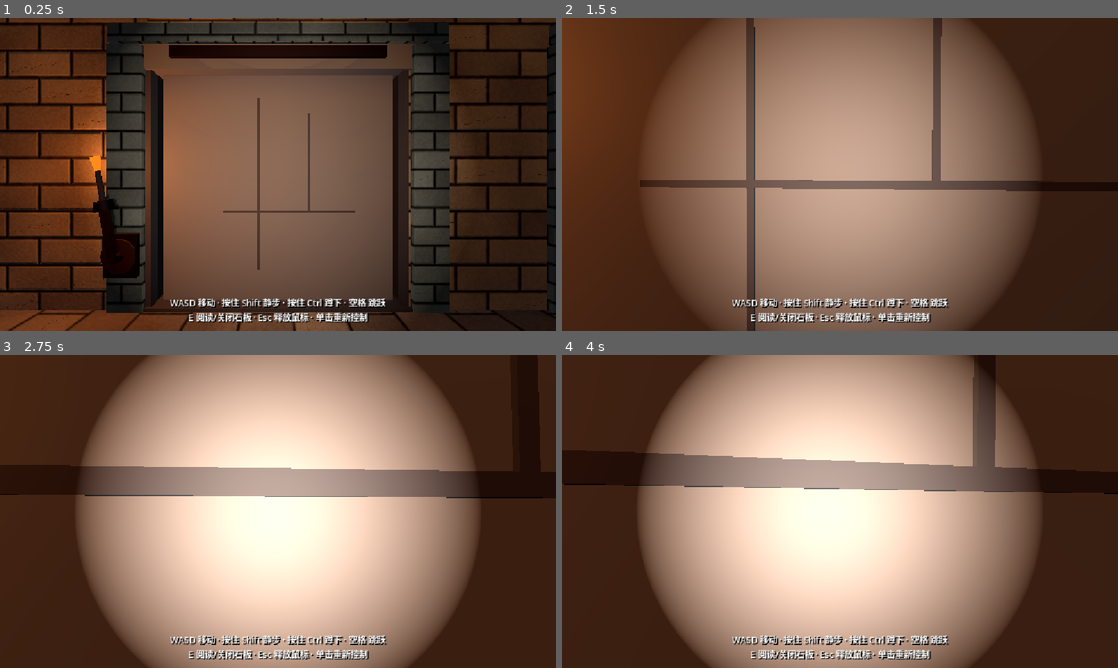
Above: before the commit, frames 1-4 (two rows, left to right).
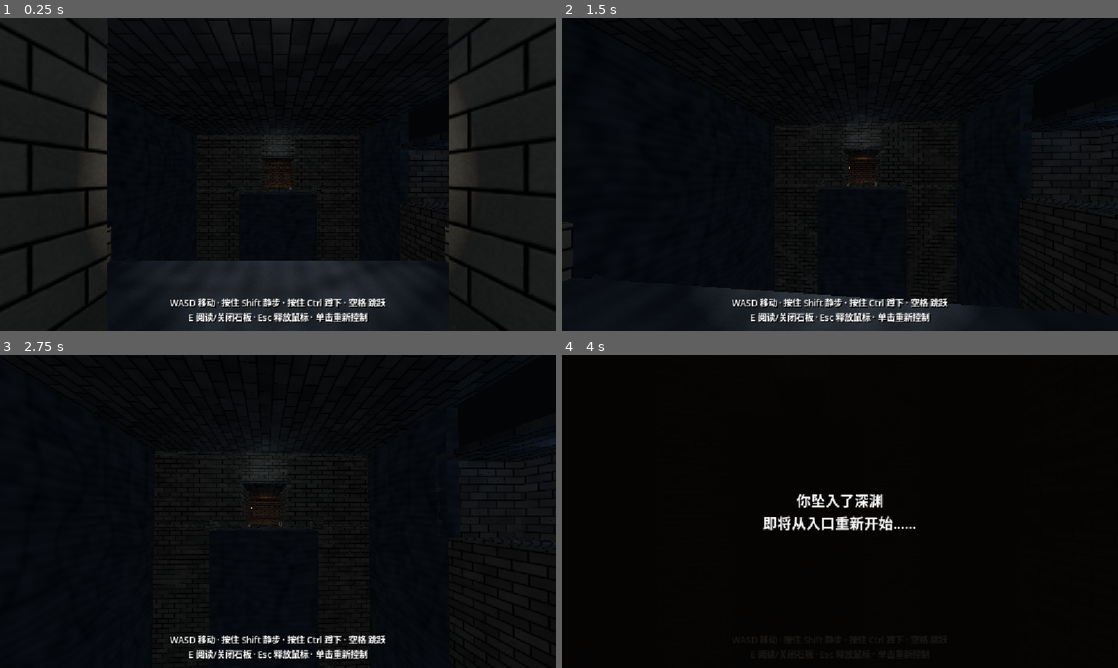
Above: after the commit, the same moments.

Repository: Baron0224/Three-Feet-Under
Game: Godot game, scene res://tomb_corridor.tscn
Two runs of this game, one before a commit and one after it. Both use one fixed random seed, a clock stepped at 60 frames per second and the inputs below. This scene is started directly instead of the project's main scene.
Inputs (mouse positions are in pixels of both pictures, inside the frame that each line leads up to):
- Up to frame 1 (0.25 s): no input
- Up to frame 2 (1.5 s): tap Enter at 0.5 s; move the mouse to (867, 174) at 0.52 s; press the mouse at (867, 174) at 0.53 s; hold W (move_forward) from 0.53 s (still down); tap Space (jump) at 0.77 s; move the mouse to (812, 174) at 1.27 s; release the mouse at (812, 174) at 1.28 s; tap Ctrl (crouch) at 1.35 s
- Up to frame 3 (2.75 s): keep holding W (move_forward); tap Space (jump) at 1.52 s; move the mouse to (289, 505) at 2.02 s; hold E (interact) from 2.03 s (still down)
- Up to frame 4 (4 s): keep holding W (move_forward); move the mouse to (834, 517) at 2.77 s; release E (interact) at 2.78 s; tap Shift (sneak) at 2.85 s; click (834, 517) at 2.92 s; tap Space (jump) at 3.02, 3.77 s; move the mouse to (878, 514) at 3.52 s; press the mouse at (878, 514) at 3.53 s

The runs differ from the first frame. In frame 1, 78% of the frame differs, in the area x 0-100%, y 0-100%; in frame 2, 98%; in frame 3, 98%; in frame 4, 99%.
Error after the commit: Parse Error: Cannot infer the type of "z_rail" variable because the value doesn't have a set type. (res://dilapidated_bridge.gd:265)

Commit message:
feat: dilapidated complete stone bridge across Chasm07
Add DilapidatedBridge @tool scene: end-to-end cracked uneven deck, broken
rails, moss accents, center pillar, walkable collision, midspan shake hook
and collapse_requested stub for later A→B→C. Placed at (33,0,-30) spanning
~24m west→east abyss openings. Temp spawn (18.5,1.2,-30). DualSealDoor,
SpikeCascadeTrap, TorchLeverWall kept. Local only.

Diff:
--- /dev/null
+++ b/three-feet-under/dilapidated_bridge.gd
@@ -0,0 +1,338 @@
+@tool
+extends Node3D
+
+## Dilapidated but complete stone bridge across Chasm07 (深渊断桥).
+## Spans end-to-end with cracked uneven slabs and broken rails.
+## Hooks for later collapse / rope swing — not triggered yet.
+
+signal player_entered_midspan
+signal player_exited_midspan
+signal collapse_requested  # for future A→B→C sequence
+
+@export var bridge_length := 24.0:
+	set(v):
+		bridge_length = maxf(6.0, v)
+		_request_rebuild()
+@export var bridge_width := 3.4:
+	set(v):
+		bridge_width = maxf(1.5, v)
+		_request_rebuild()
+@export var slab_cols := 14:
+	set(v):
+		slab_cols = maxi(4, v)
+		_request_rebuild()
+@export var slab_rows := 3:
+	set(v):
+		slab_rows = maxi(2, v)
+		_request_rebuild()
+@export var arch_height := 0.55
+@export var deck_thickness := 0.28
+@export var enable_midspan_shake := true
+@export var shake_amplitude := 0.018
+@export var allow_future_collapse := true
+@export var prompt_path: NodePath = NodePath("../HUD/InteractPrompt")
+
+var _rebuild_queued := false
+var _boot_done := false
+var _build_gen := 0
+var _rng := RandomNumberGenerator.new()
+
+var _deck_root: Node3D
+var _mid_area: Area3D
+var _player_on_mid := false
+var _shake_t := 0.0
+var _deck_base_y := 0.0
+
+var _stone: StandardMaterial3D
+var _stone_dark: StandardMaterial3D
+var _moss: StandardMaterial3D
+
+
+func _ready() -> void:
+	_rng.randomize()
+	_request_rebuild(true)
+
+
+func _notification(what: int) -> void:
+	if what == NOTIFICATION_EDITOR_PRE_SAVE:
+		return
+	if what == NOTIFICATION_ENTER_TREE and Engine.is_editor_hint():
+		_request_rebuild(true)
+
+
+func _request_rebuild(from_boot: bool = false) -> void:
+	if not is_inside_tree():
+		return
+	if _rebuild_queued:
+		return
+	_rebuild_queued = true
+	if from_boot or not _boot_done:
+		call_deferred("_boot_rebuild_async")
+	else:
+		call_deferred("_rebuild_async_idle")
+
+
+func _boot_rebuild_async() -> void:
+	await get_tree().process_frame
+	await get_tree().process_frame
+	_rebuild_queued = false
+	_boot_done = true
+	if not is_inside_tree():
+		return
+	_rebuild_geometry()
+	if Engine.is_editor_hint():
+		print("DilapidatedBridge: editor preview len=", bridge_length, " at ", global_position)
+	else:
+		print("DilapidatedBridge: ready len=", bridge_length, " at ", global_position)
+
+
+func _rebuild_async_idle() -> void:
+	await get_tree().process_frame
+	_rebuild_queued = false
+	if is_inside_tree():
+		_rebuild_geometry()
+
+
+## Future collapse entry point (no-op for now aside from signal).
+func request_collapse() -> void:
+	if not allow_future_collapse:
+		return
+	collapse_requested.emit()
+	print("DilapidatedBridge: collapse_requested (stub)")
+
+
+func _process(delta: float) -> void:
+	if Engine.is_editor_hint():
+		return
+	if not enable_midspan_shake or _deck_root == null:
+		return
+	if _player_on_mid:
+		_shake_t += delta * 9.0
+		var amp := shake_amplitude
+		_deck_root.position.y = _deck_base_y + sin(_shake_t) * amp
+		_deck_root.position.z = sin(_shake_t * 1.3) * amp * 0.35
+	else:
+		_deck_root.position.y = move_toward(_deck_root.position.y, _deck_base_y, delta * 0.08)
+		_deck_root.position.z = move_toward(_deck_root.position.z, 0.0, delta * 0.08)
+
+
+func _make_materials() -> void:
+	_stone = StandardMaterial3D.new()
+	_stone.albedo_color = Color(0.34, 0.33, 0.31)
+	_stone.roughness = 0.92
+	_stone.metallic = 0.02
+
+	_stone_dark = StandardMaterial3D.new()
+	_stone_dark.albedo_color = Color(0.18, 0.17, 0.16)
+	_stone_dark.roughness = 0.96
+
+	_moss = StandardMaterial3D.new()
+	_moss.albedo_color = Color(0.22, 0.32, 0.18)
+	_moss.roughness = 1.0
+
+
+func _clear_generated() -> void:
+	for c in get_children():
+		var n := String(c.name)
+		if n.begins_with("Gen_") or n.ends_with("_old"):
+			c.name = n + "_old"
+			remove_child(c)
+			c.queue_free()
+	_deck_root = null
+	_mid_area = null
+	_player_on_mid = false
+
+
+func _rebuild_geometry() -> void:
+	if not is_inside_tree():
+		return
+	_build_gen += 1
+	var gen := _build_gen
+	_clear_generated()
+	_make_materials()
+	_build_geometry(gen)
+
+
+func _attach(node: Node, gen: int) -> void:
+	call_deferred("_attach_now", node, gen)
+
+
+func _attach_now(node: Node, gen: int) -> void:
+	if gen != _build_gen:
+		if is_instance_valid(node):
+			node.free()
+		return
+	if not is_inside_tree() or not is_instance_valid(node):
+		return
+	if node.get_parent() == self:
+		return
+	if node.get_parent() != null:
+		node.get_parent().remove_child(node)
+	add_child.call_deferred(node)
+
+
+func _mesh_box(parent: Node, name: String, size: Vector3, pos: Vector3, mat: Material, rot_deg: Vector3 = Vector3.ZERO) -> MeshInstance3D:
+	var mi := MeshInstance3D.new()
+	mi.name = name
+	var box := BoxMesh.new()
+	box.size = size
+	mi.mesh = box
+	mi.material_override = mat
+	mi.position = pos
+	mi.rotation_degrees = rot_deg
+	parent.add_child(mi)
+	return mi
+
+
+func _arch_y(x: float) -> float:
+	# Slight humpback: 0 at ends, arch_height at center.
+	var t := clampf((x / maxf(bridge_length * 0.5, 0.001) + 1.0) * 0.5, 0.0, 1.0)
+	return sin(t * PI) * arch_height
+
+
+func _build_geometry(gen: int) -> void:
+	var root := Node3D.new()
+	root.name = "Gen_Bridge"
+	_deck_root = root
+	_deck_base_y = 0.0
+
+	var half_l := bridge_length * 0.5
+	var half_w := bridge_width * 0.5
+	var col_w := bridge_length / float(slab_cols)
+	var row_d := bridge_width / float(slab_rows)
+
+	# Central support pillar into the mist
+	var pillar := Node3D.new()
+	pillar.name = "CenterPillar"
+	pillar.position = Vector3(0.0, -6.0, 0.0)
+	root.add_child(pillar)
+	_mesh_box(pillar, "Shaft", Vector3(1.4, 12.0, 1.4), Vector3(0, 0, 0), _stone_dark)
+	_mesh_box(pillar, "Cap", Vector3(2.0, 0.5, 2.0), Vector3(0, 6.2, 0), _stone)
+
+	# Deck slabs — complete span, uneven / cracked
+	for c in range(slab_cols):
+		var x0 := -half_l + (float(c) + 0.5) * col_w
+		var y_arch := _arch_y(x0)
+		for r in range(slab_rows):
+			var z0 := -half_w + (float(r) + 0.5) * row_d
+			var jitter_y := _rng.randf_range(-0.06, 0.05)
+			var tilt := Vector3(
+				_rng.randf_range(-3.5, 3.5),
+				_rng.randf_range(-2.0, 2.0),
+				_rng.randf_range(-4.0, 4.0)
+			)
+			var sx := col_w * _rng.randf_range(0.88, 0.98)
+			var sz := row_d * _rng.randf_range(0.86, 0.98)
+			var mat := _stone if _rng.randf() > 0.22 else _stone_dark
+			if _rng.randf() < 0.12:
+				mat = _moss
+			_mesh_box(
+				root,
+				"Slab_%d_%d" % [c, r],
+				Vector3(sx, deck_thickness, sz),
+				Vector3(x0 + _rng.randf_range(-0.04, 0.04), y_arch + jitter_y + deck_thickness * 0.5, z0 + _rng.randf_range(-0.03, 0.03)),
+				mat,
+				tilt
+			)
+			# Occasional crack scrap
+			if _rng.randf() < 0.18:
+				_mesh_box(
+					root,
+					"Crack_%d_%d" % [c, r],
+					Vector3(sx * 0.7, 0.03, 0.04),
+					Vector3(x0, y_arch + deck_thickness + 0.01, z0 + _rng.randf_range(-sz * 0.3, sz * 0.3)),
+					_stone_dark
+				)
+
+	# Walkable collision — continuous slightly arched convex approx as stepped boxes
+	var body := StaticBody3D.new()
+	body.name = "DeckBody"
+	body.collision_layer = 1
+	body.collision_mask = 1
+	root.add_child(body)
+	for c in range(slab_cols):
+		var x0 := -half_l + (float(c) + 0.5) * col_w
+		var y_arch := _arch_y(x0)
+		var cs := CollisionShape3D.new()
+		var shape := BoxShape3D.new()
+		shape.size = Vector3(col_w * 1.02, deck_thickness + 0.08, bridge_width * 0.95)
+		cs.shape = shape
+		cs.position = Vector3(x0, y_arch + deck_thickness * 0.5, 0.0)
+		body.add_child(cs)
+
+	# Side rails — incomplete / crumbled
+	for side in [-1.0, 1.0]:
+		var z_rail := side * (half_w + 0.12)
+		for c in range(slab_cols):
+			# Skip some segments for broken look
+			var broken := _rng.randf() < 0.28
+			var x0 := -half_l + (float(c) + 0.5) * col_w
+			var y_arch := _arch_y(x0)
+			if broken:
+				# rubble stump
+				if _rng.randf() < 0.7:
+					_mesh_box(
+						root,
+						"RailStub_%s_%d" % [side, c],
+						Vector3(col_w * 0.45, _rng.randf_range(0.15, 0.4), 0.28),
+						Vector3(x0, y_arch + 0.25, z_rail + _rng.randf_range(-0.05, 0.05)),
+						_stone_dark,
+						Vector3(0, 0, _rng.randf_range(-12, 12))
+					)
+				continue
+			var h := _rng.randf_range(0.55, 0.85)
+			_mesh_box(
+				root,
+				"Rail_%s_%d" % [side, c],
+				Vector3(col_w * 0.9, h, 0.32),
+				Vector3(x0, y_arch + h * 0.5 + 0.05, z_rail),
+				_stone if _rng.randf() > 0.3 else _moss
+			)
+			# top coping sometimes missing
+			if _rng.randf() > 0.35:
+				_mesh_box(
+					root,
+					"Coping_%s_%d" % [side, c],
+					Vector3(col_w * 0.85, 0.12, 0.4),
+					Vector3(x0, y_arch + h + 0.1, z_rail),
+					_stone_dark
+				)
+
+	# End abutments / steps into portals
+	for end_sign in [-1.0, 1.0]:
+		var x_end := end_sign * half_l
+		_mesh_box(root, "Abutment_%s" % end_sign, Vector3(1.2, 1.1, bridge_width + 0.8), Vector3(x_end, 0.35, 0), _stone_dark)
+		_mesh_box(root, "Step_%s" % end_sign, Vector3(0.7, 0.22, bridge_width * 0.9), Vector3(x_end - end_sign * 0.55, 0.12, 0), _stone)
+
+	# Mid-span detector for shake / future collapse trigger zone
+	var area := Area3D.new()
+	area.name = "MidspanArea"
+	area.collision_layer = 0
+	area.collision_mask = 1
+	area.monitoring = true
+	area.monitorable = false
+	var acs := CollisionShape3D.new()
+	var box := BoxShape3D.new()
+	box.size = Vector3(bridge_length * 0.35, 2.5, bridge_width * 0.9)
+	acs.shape = box
+	acs.position = Vector3(0.0, 1.2 + arch_height * 0.5, 0.0)
+	area.add_child(acs)
+	root.add_child(area)
+	_mid_area = area
+	if not Engine.is_editor_hint():
+		area.body_entered.connect(_on_mid_entered)
+		area.body_exited.connect(_on_mid_exited)
+
+	_attach(root, gen)
+
+
+func _on_mid_entered(body: Node) -> void:
+	if body.is_in_group("player"):
+		_player_on_mid = true
+		player_entered_midspan.emit()
+
+
+func _on_mid_exited(body: Node) -> void:
+	if body.is_in_group("player"):
+		_player_on_mid = false
+		player_exited_midspan.emit()
--- /dev/null
+++ b/three-feet-under/dilapidated_bridge.tscn
@@ -0,0 +1,10 @@
+[gd_scene format=3 uid="uid://cdilapidatedbr01"]
+
+[ext_resource type="Script" path="res://dilapidated_bridge.gd" id="1_bridge"]
+
+[node name="DilapidatedBridge" type="Node3D"]
+script = ExtResource("1_bridge")
+bridge_length = 24.0
+bridge_width = 3.4
+arch_height = 0.55
+enable_midspan_shake = true
--- a/three-feet-under/tomb_corridor.tscn
+++ b/three-feet-under/tomb_corridor.tscn
@@ -13,6 +13,7 @@
 [ext_resource type="PackedScene" uid="uid://bb3wysvrok1mr" path="res://spike_cascade_trap.tscn" id="SpikeCascade"]
 [ext_resource type="PackedScene" uid="uid://ca2l7dub1clt5" path="res://dual_seal_door.tscn" id="DualSealDoor"]
 [ext_resource type="PackedScene" uid="uid://ctorchleverwall01" path="res://torch_lever_wall.tscn" id="TorchLeverWall"]
+[ext_resource type="PackedScene" uid="uid://cdilapidatedbr01" path="res://dilapidated_bridge.tscn" id="DilapidatedBridge"]
 
 [sub_resource type="BoxMesh" id="Mesh_Floor01"]
 size = Vector3(3, 0.2, 8)
@@ -2474,7 +2475,7 @@
 transform = Transform3D(1, 0, 0, 0, 1, 0, 0, 0, 1, 0, 2.41, 17.55)
 
 [node name="player" type="CharacterBody3D" parent="." unique_id=144523109]
-transform = Transform3D(0, 0, -1, 0, 1, 0, 1, 0, 0, 8.5, 1.2, -30)
+transform = Transform3D(0, 0, -1, 0, 1, 0, 1, 0, 0, 18.5, 1.2, -30)
 script = ExtResource("1_et3i4")
 
 [node name="CollisionShape3D" type="CollisionShape3D" parent="player" unique_id=2089584757]
@@ -4330,7 +4331,19 @@
 lever_on_right = false
 
 [node name="TorchLeverWallTestSpawn" type="Marker3D" parent="."]
-transform = Transform3D(0, 0, -1, 0, 1, 0, 1, 0, 0, 8.5, 1.2, -30)
+transform = Transform3D(0, 0, -1, 0, 1, 0, 1, 0, 0, 18.5, 1.2, -30)
+
+
+[node name="DilapidatedBridge" parent="." instance=ExtResource("DilapidatedBridge")]
+transform = Transform3D(1, 0, 0, 0, 1, 0, 0, 0, 1, 33, 0, -30)
+bridge_length = 24.0
+bridge_width = 3.4
+arch_height = 0.55
+enable_midspan_shake = true
+allow_future_collapse = true
+
+[node name="DilapidatedBridgeTestSpawn" type="Marker3D" parent="."]
+transform = Transform3D(0, 0, -1, 0, 1, 0, 1, 0, 0, 18.5, 1.2, -30)
 
 [node name="EastWing" type="Node3D" parent="." unique_id=392047440]
 transform = Transform3D(1.5, 0, 0, 0, 1.5, 0, 0, 0, 1.5, 0, 0, 0)
